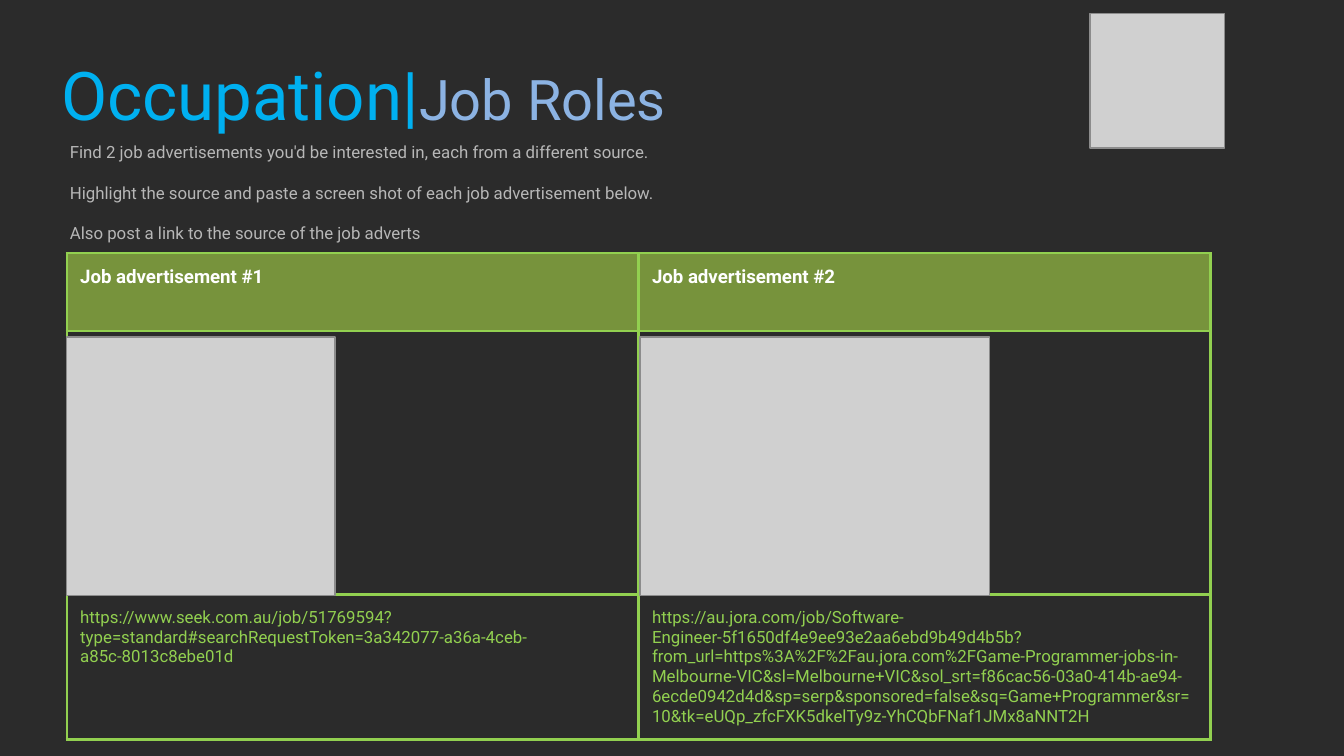
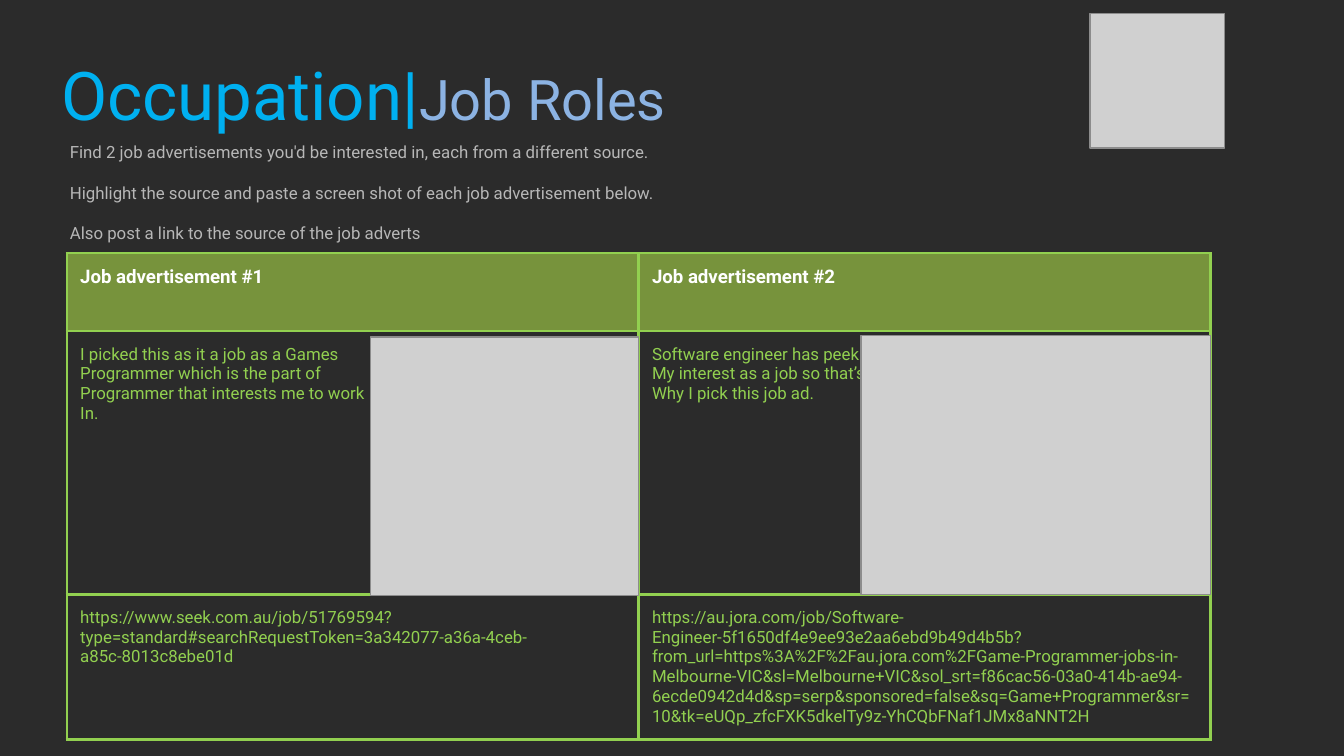
Before and after one commit to Ryszarder/ProfessionalStudies, a slide deck: slide 17 of 2021_Professional_Studies_1_BlakePeck.pptx. Drawn at 1344x756 pixels with LibreOffice and Linux fonts; fonts in the diff are those of the drawing; grey boxes stand for pictures; background and template pictures are left out; a plain dark background stands for a picture behind light text. Boxes give left, top, right and bottom in pixels: in the first picture for what was removed or moved away, otherwise in the second. Text is boxed around its words. In the diff, an @@ line names an element or a change of style, - is before the commit and + after.

```diff
--- a/2021_Professional_Studies_1_BlakePeck.pptx
+++ b/2021_Professional_Studies_1_BlakePeck.pptx
@@ table at [67,253,1210,745] @@
-row 2, column 1: 
+row 2, column 1: I picked this as it a job as a Games / Programmer which is the part of / Programmer that interests me to work / In.
-row 2, column 2: 
+row 2, column 2: Software engineer has peek / My interest as a job so that’s / Why I pick this job ad.
@@ picture: place and size @@
-picture at [67,337,336,597]
+picture at [371,337,640,597]
@@ picture: place and size @@
-picture at [640,337,989,597]
+picture at [862,336,1211,595]
```
Also in this commit, not shown: 3 other slides changed.
